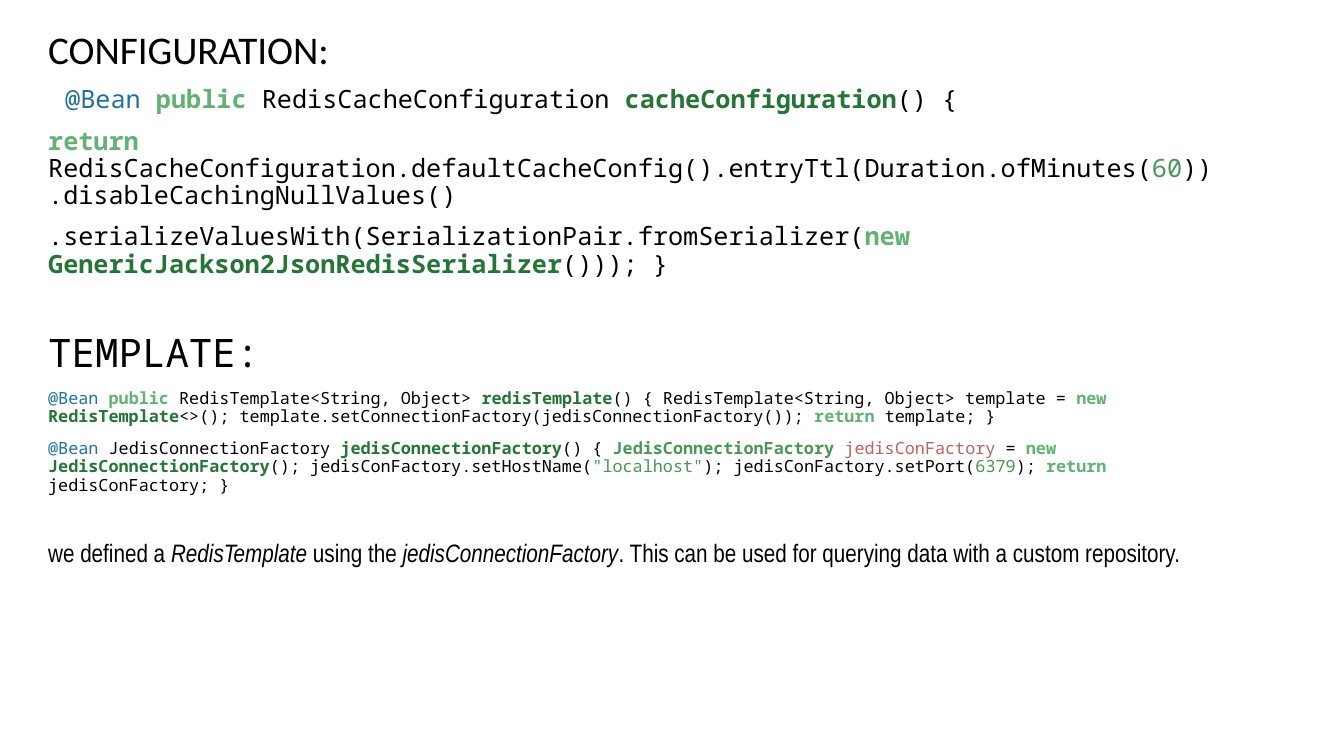
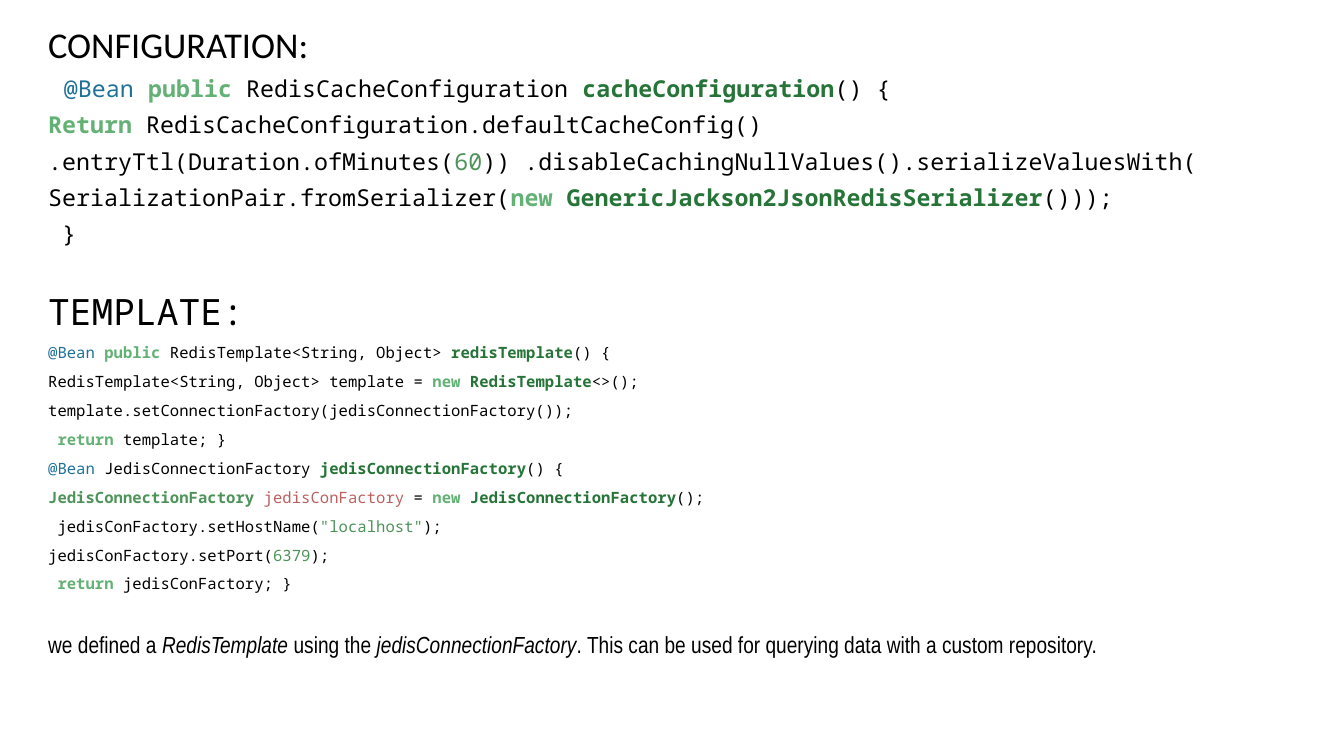
Before and after one commit to vishnuvishal-11/Vishnuvishal, a slide deck: slide 6 of Presentations/REDIS CACHE.pptx (slide 3 before the commit). Drawn at 1344x756 pixels with LibreOffice and Linux fonts; fonts in the diff are those of the drawing. Boxes give left, top, right and bottom in pixels: in the first picture for what was removed or moved away, otherwise in the second. Text is boxed around its words. In the diff, an @@ line names an element or a change of style, - is before the commit and + after.

Commit message:
PPt done

```diff
--- a/Presentations/REDIS CACHE.pptx
+++ b/Presentations/REDIS CACHE.pptx
@@ text at box(48, 34, 1097, 658): size 28 to 25.9 pt in "CONFIGURATION:", "TEMPLATE:"; size 18 to 16.6 pt in "@Bean public RedisCacheConfiguration cacheConfiguration() {", "we defined a RedisTemplate using the jedisConnectionFactory. ..."; line spacing 0.9 to 0.8 @@
@@ text at box(48, 115, 1196, 210): text changed; size 18 to 16.6 pt @@
-return RedisCacheConfiguration.defaultCacheConfig().entryTtl(Duration.ofMinutes(60)) .disableCachingNullValues()
-.serializeValuesWith(SerializationPair.fromSerializer(new GenericJackson2JsonRedisSerializer())); }
+Return RedisCacheConfiguration.defaultCacheConfig()
+.entryTtl(Duration.ofMinutes(60)) .disableCachingNullValues().serializeValuesWith(
+SerializationPair.fromSerializer(new GenericJackson2JsonRedisSerializer()));
+}
@@ text at box(48, 346, 704, 593): text changed; size 12 to 11.1 pt @@
-@Bean public RedisTemplate<String, Object> redisTemplate() { RedisTemplate<String, Object> template = new RedisTemplate<>(); template.setConnectionFactory(jedisConnectionFactory()); return template; }
-@Bean JedisConnectionFactory jedisConnectionFactory() { JedisConnectionFactory jedisConFactory = new JedisConnectionFactory(); jedisConFactory.setHostName("localhost"); jedisConFactory.setPort(6379); return jedisConFactory; }
+@Bean public RedisTemplate<String, Object> redisTemplate() {
+RedisTemplate<String, Object> template = new RedisTemplate<>();
+template.setConnectionFactory(jedisConnectionFactory());
+return template; }
+@Bean JedisConnectionFactory jedisConnectionFactory() {
+JedisConnectionFactory jedisConFactory = new JedisConnectionFactory();
+jedisConFactory.setHostName("localhost");
+jedisConFactory.setPort(6379);
+return jedisConFactory; }
```
Also in this commit, not shown: 3 slides added, 1 other file.
